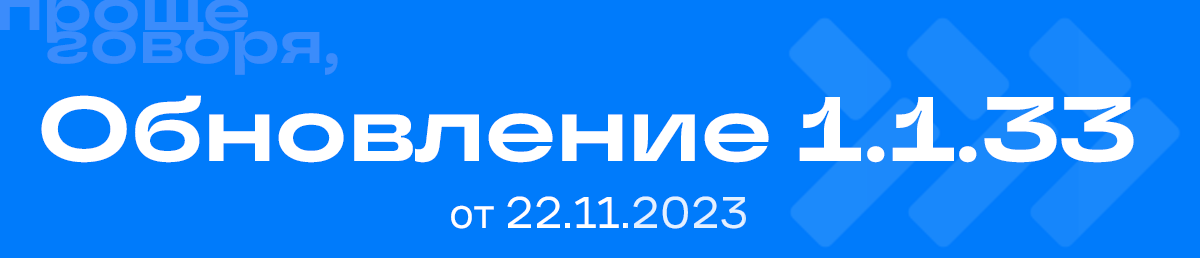
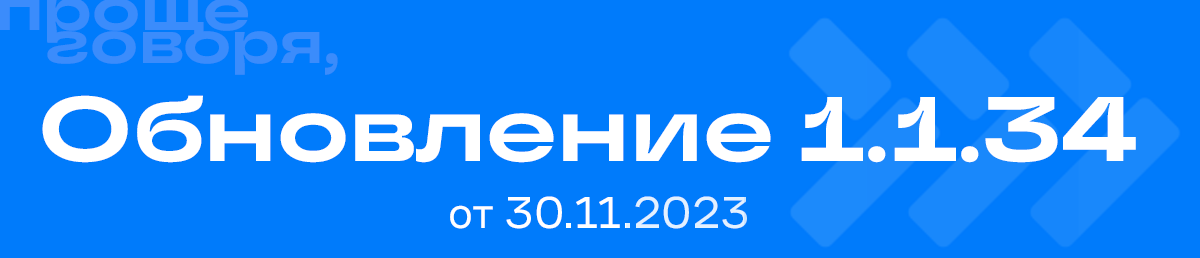
Layers edited between the first and the second (1200, 258) image:
renamed "Обновление 1.1.33" to "Обновление 1.1.34", painted on it over box(41, 95, 1136, 163)
renamed "от 22.11.2023" to "от 30.11.2023", painted on it over box(450, 196, 747, 229)
